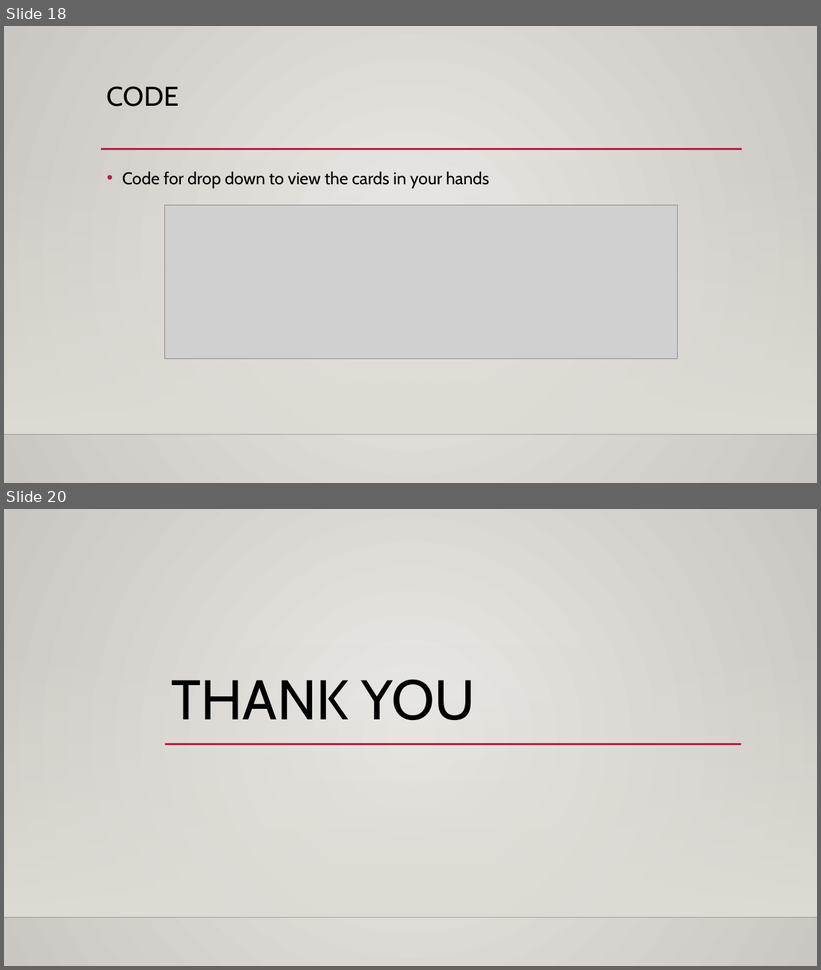
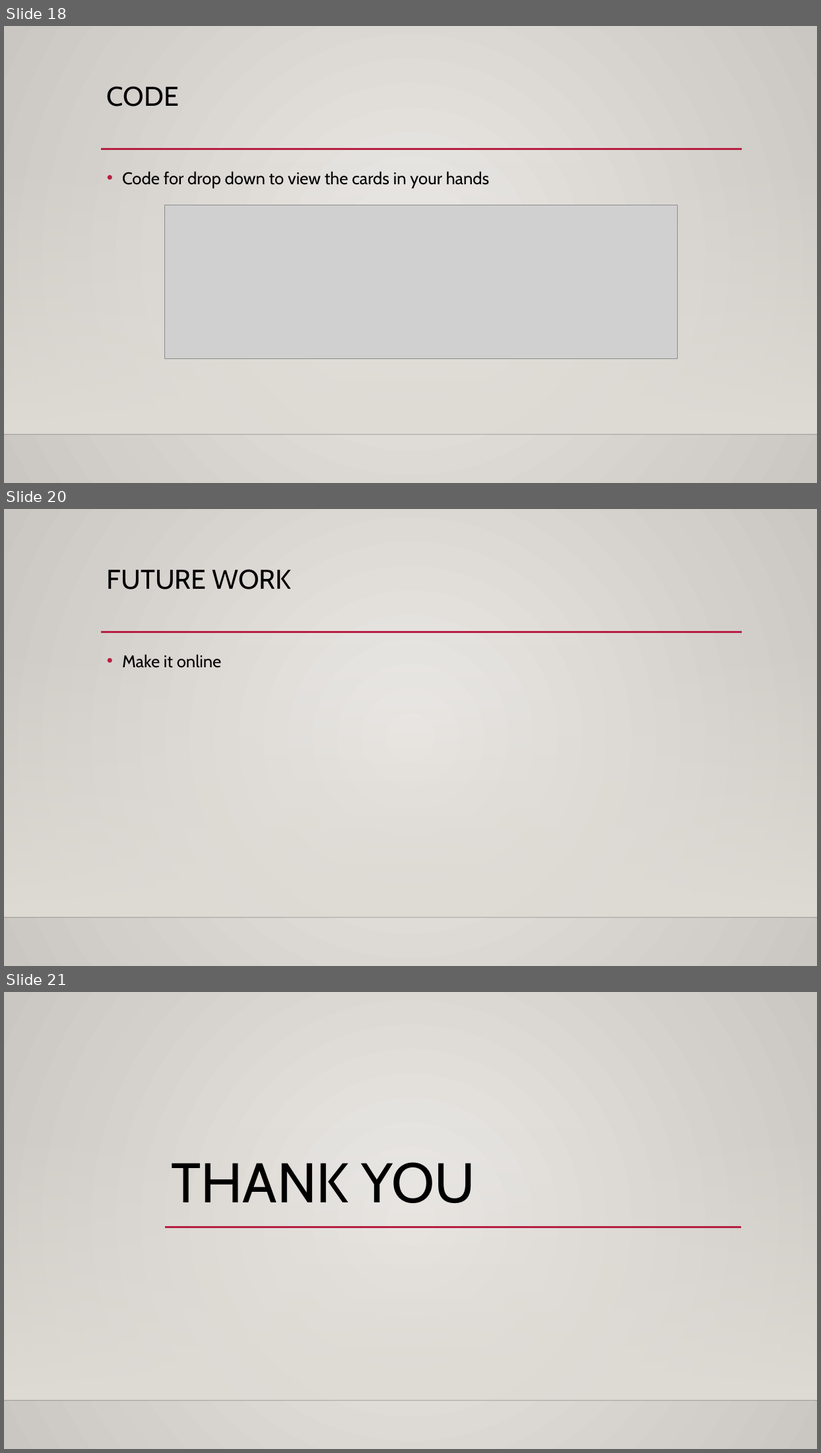
Before and after one commit to kornsook/clue, a slide deck: slides.pptx. Shown one above the other, each under a label of ours: slides 18 and 20 before the commit, slides 18, 20 and 21 after it; the slides between them are not shown. The pictures are 821x970 and 821x1453 pixels, drawn with LibreOffice and Linux fonts; fonts in the diff are those of the drawing; grey boxes stand for pictures; background and template pictures are left out. Boxes give left, top, right and bottom in pixels: in the first picture for what was removed or moved away, otherwise in the second. Text is boxed around its words. In the diff, an @@ line names an element or a change of style, - is before the commit and + after.

```diff
--- a/slides.pptx
+++ b/slides.pptx
@@ slide 20 added at (4,509,817,966), background gradient #ECEAE7 to #CAC7C1; not listed: 3 template elements that a slide beside it also shows @@
@@ title added at (107,569,292,590), 32 pt, text #000000 @@
+FUTURE WORK
@@ text added at (122,654,221,668), 20 pt, text #000000 @@
+• Make it online
@@ what was slide 20 is now slide 21 @@
```
Also in this commit, not shown: 1 slide changed, 7 other files.
